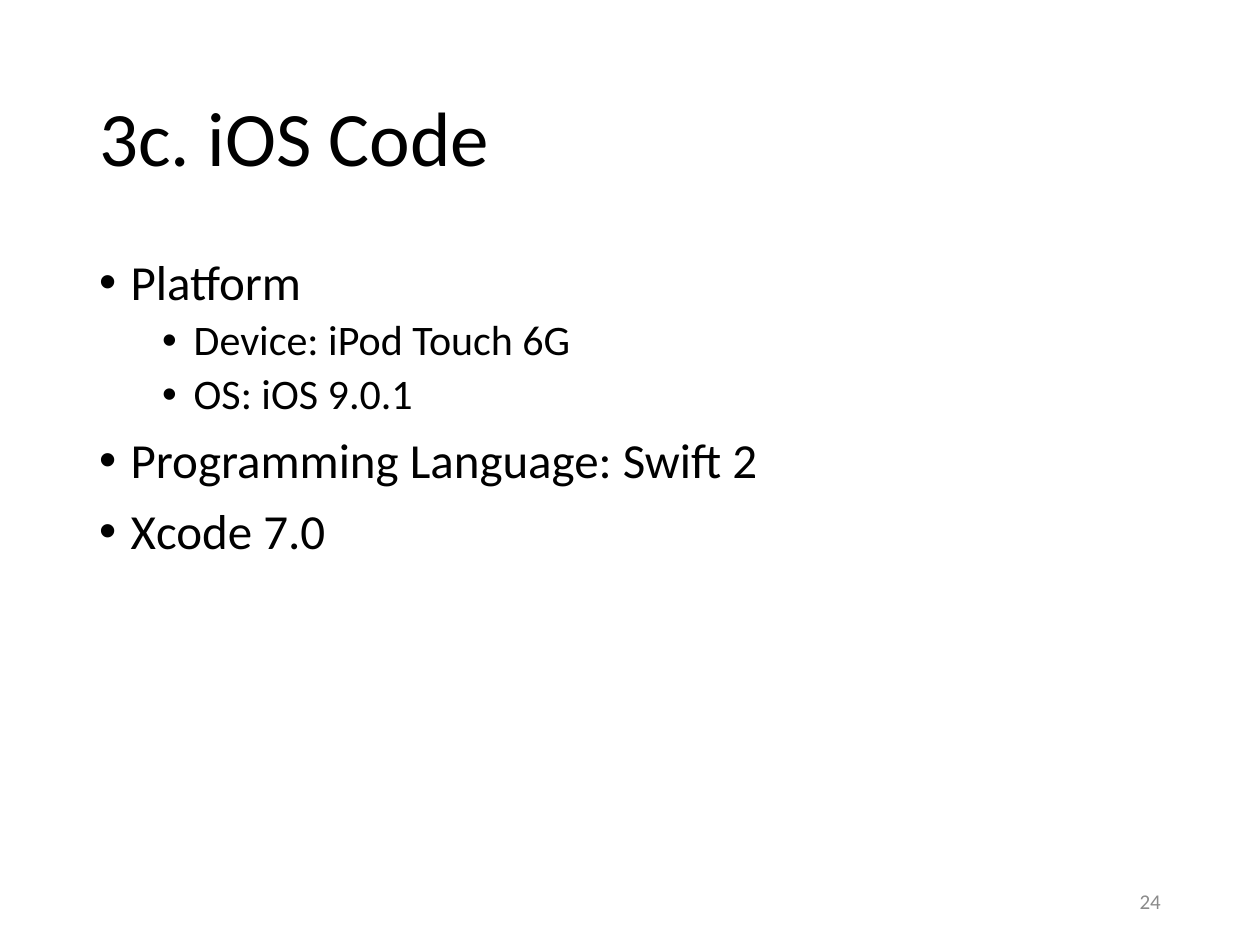
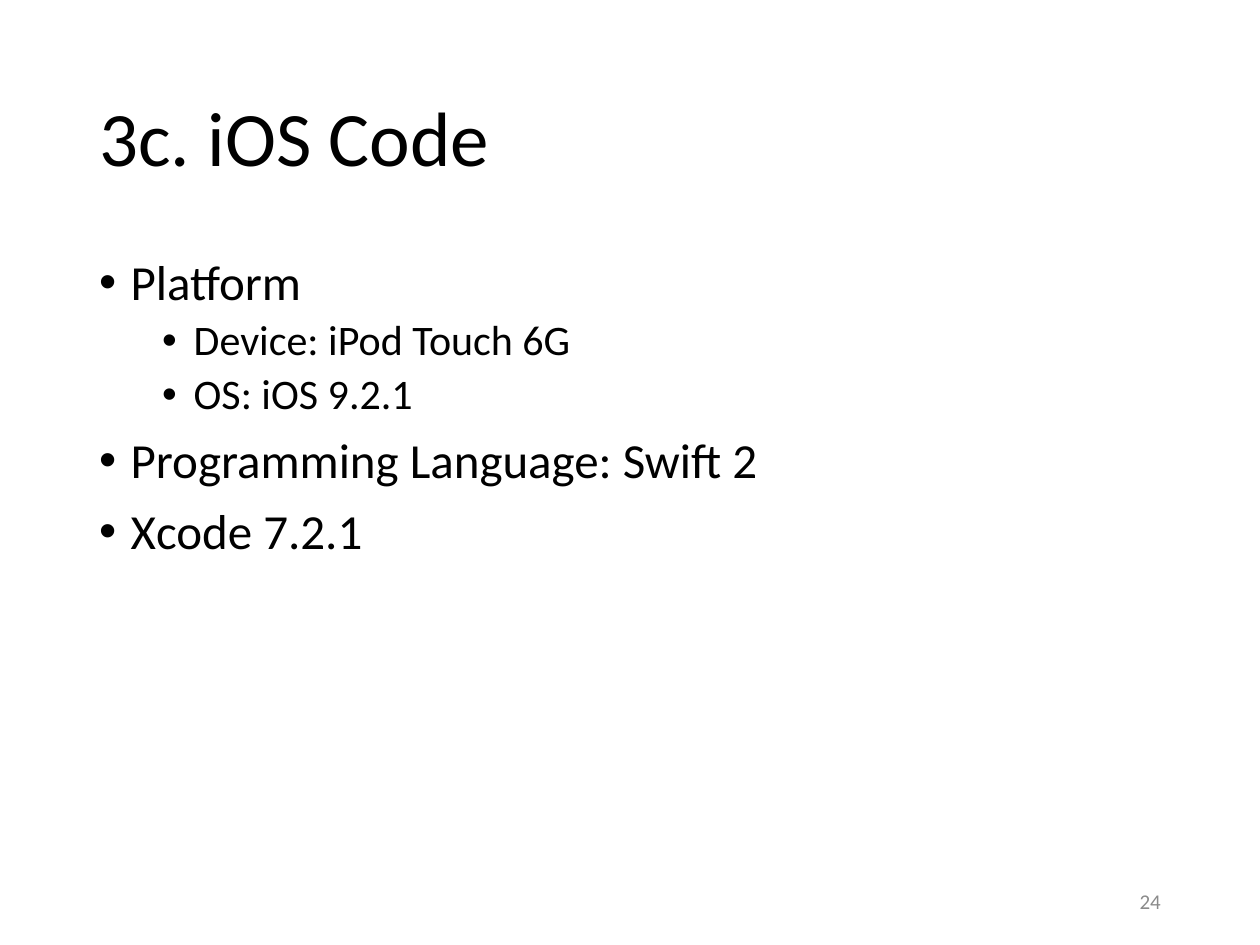
Before and after one commit to yeokm1/intro-to-ble, a slide deck: slide 24 of intro to ble.pptx. Drawn at 1260x945 pixels with LibreOffice and Linux fonts; fonts in the diff are those of the drawing. Boxes give left, top, right and bottom in pixels: in the first picture for what was removed or moved away, otherwise in the second. Text is boxed around its words. In the diff, an @@ line names an element or a change of style, - is before the commit and + after.

```diff
--- a/intro to ble.pptx
+++ b/intro to ble.pptx
@@ text at bbox=[194, 380, 413, 410]: text changed @@
-  • OS: iOS 9.0.1
+  • OS: iOS 9.2.1
@@ text at bbox=[131, 515, 362, 550]: text changed @@
-• Xcode 7.0
+• Xcode 7.2.1
```
Also in this commit, not shown: 6 other slides changed, 2 other files.
